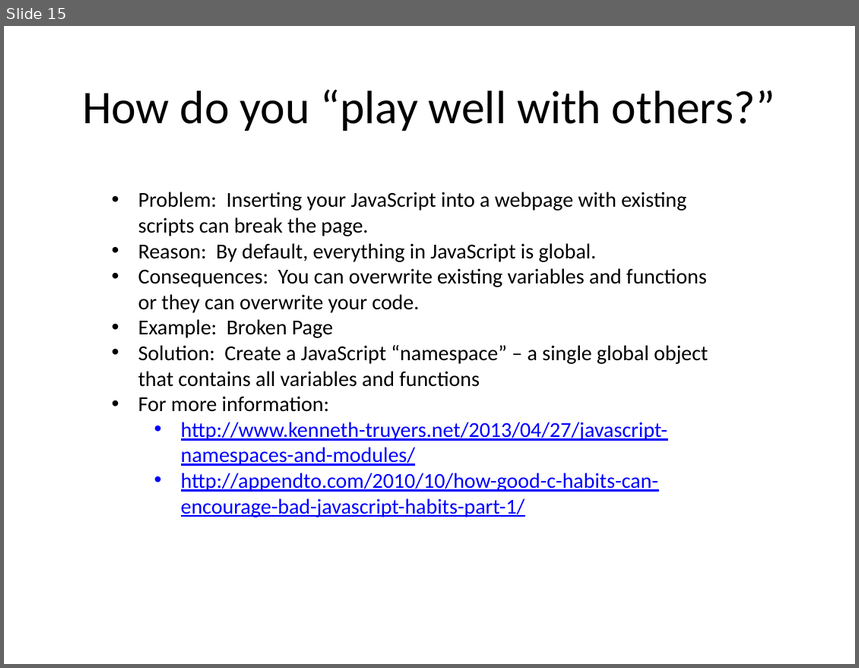
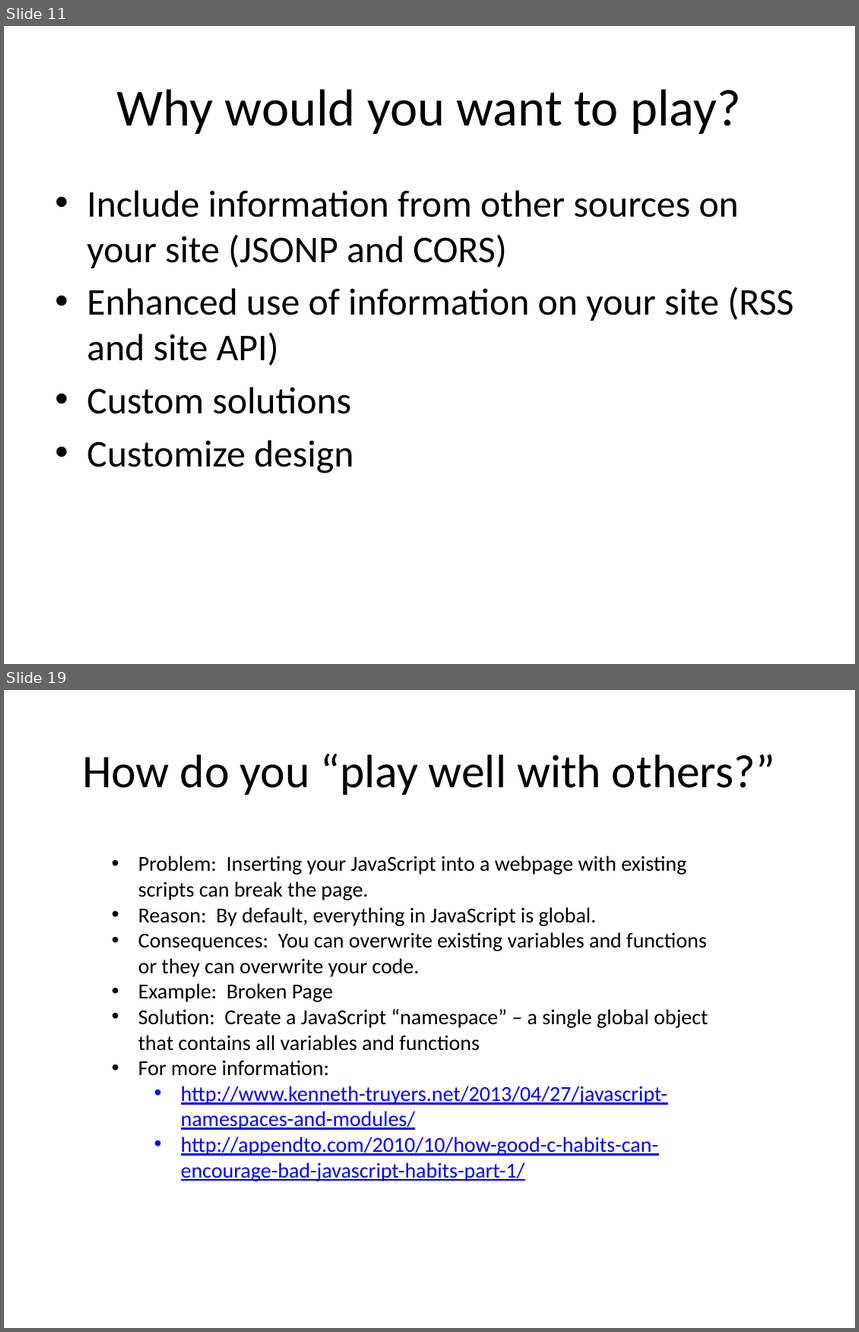
Before and after one commit to paul-burtness/webdevmojo, a slide deck: webdevmojo.pptx. Shown one above the other, each under a label of ours: slide 15 before the commit, slides 11 and 19 after it; the slides between them are not shown. The pictures are 859x668 and 859x1332 pixels, drawn with LibreOffice and Linux fonts; fonts in the diff are those of the drawing. Boxes give left, top, right and bottom in pixels: in the first picture for what was removed or moved away, otherwise in the second. Text is boxed around its words. In the diff, an @@ line names an element or a change of style, - is before the commit and + after.

```diff
--- a/webdevmojo.pptx
+++ b/webdevmojo.pptx
@@ slide 11 added at <box>4,26,855,664</box>, background #FFFFFF @@
@@ title added at <box>117,89,741,134</box>, 44 pt, text #000000 @@
+Why would you want to play?
@@ text added at <box>87,190,794,474</box>, 32 pt, text #000000 @@
+• Include information from other sources on your site (JSONP and CORS)
+• Enhanced use of information on your site (RSS and site API)
+• Custom solutions
+• Customize design
@@ what was slide 15 is now slide 19 @@
```
Also in this commit, not shown: 12 slides changed, 5 other slides added, 2 slides removed, 2 other files.
